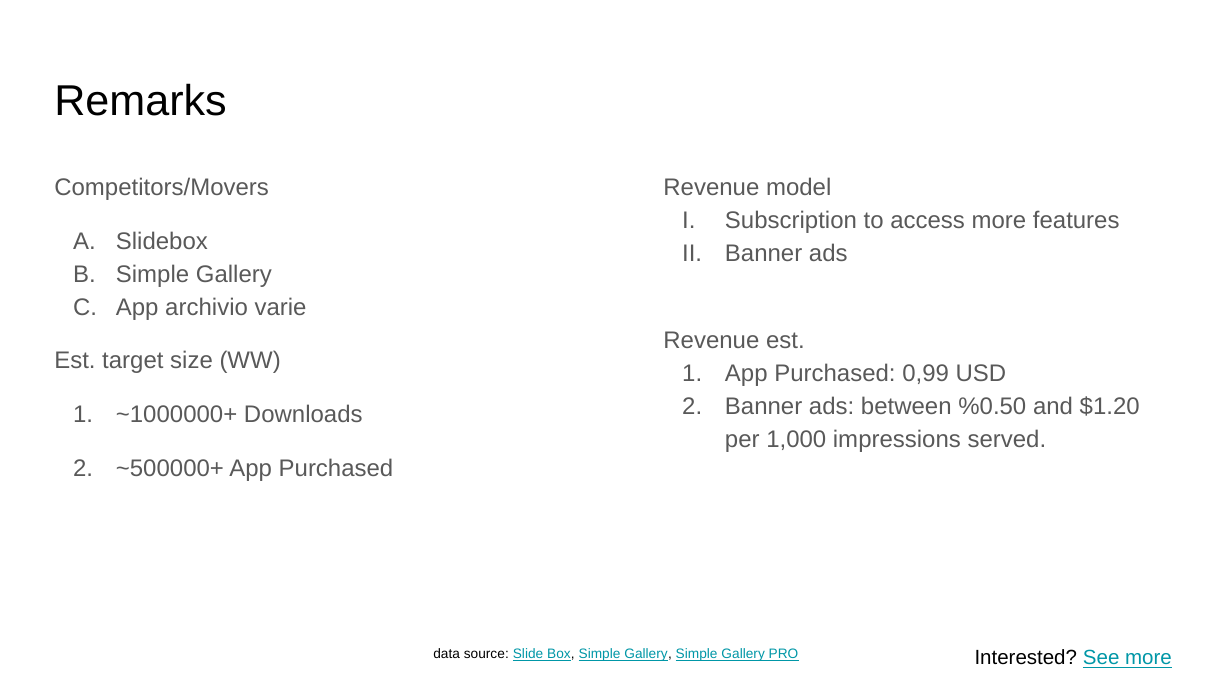
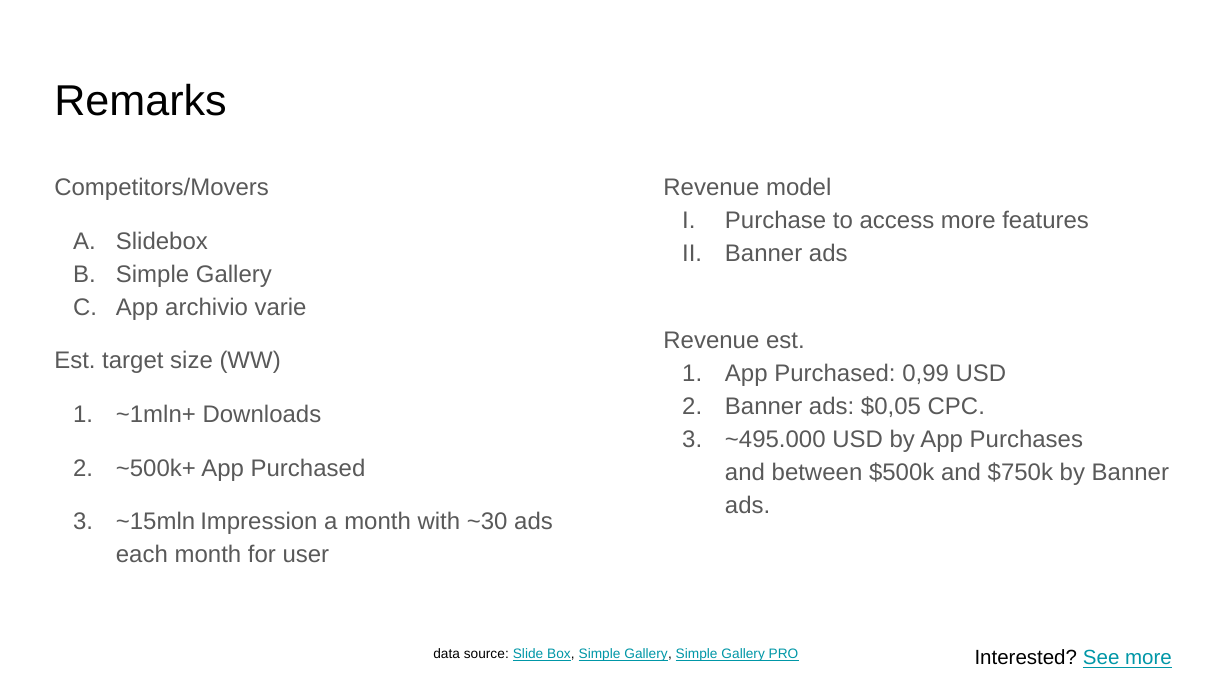
Before and after one commit to Itscailor/File-Sorter, a slide deck: slide 3 of Pitch deck - File Sorter.pptx. Drawn at 1232x693 pixels with LibreOffice and Linux fonts; fonts in the diff are those of the drawing. Boxes give left, top, right and bottom in pixels: in the first picture for what was removed or moved away, otherwise in the second. Text is boxed around its words. In the diff, an @@ line names an element or a change of style, - is before the commit and + after.

Commit message:
fix: add pitch deck 1.1

```diff
--- a/Pitch deck - File Sorter.pptx
+++ b/Pitch deck - File Sorter.pptx
@@ text at box(725, 210, 1089, 228): text changed @@
-I. Subscription to access more features
+I. Purchase to access more features
@@ text at box(116, 404, 553, 562): text changed @@
-1. ~1000000+ Downloads
-2. ~500000+ App Purchased
+1. ~1mln+ Downloads
+2. ~500k+ App Purchased
+3. ~15mln Impression a month with ~30 ads each month for user
@@ text at box(725, 396, 1169, 513): text changed @@
-2. Banner ads: between %0.50 and $1.20 per 1,000 impressions served.
+2. Banner ads: $0,05 CPC.
+3. ~495.000 USD by App Purchases
+   and between $500k and $750k by Banner ads.
```
